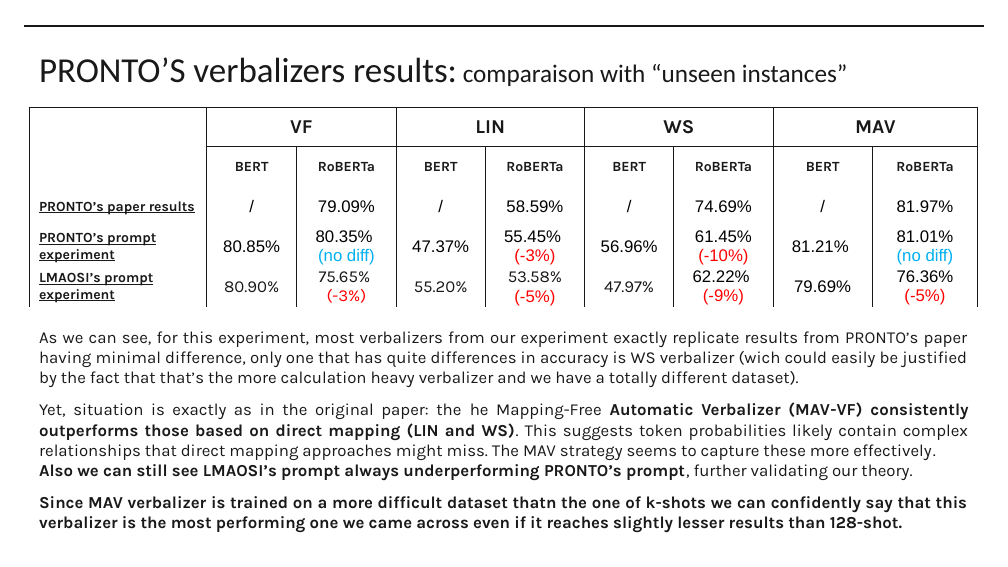
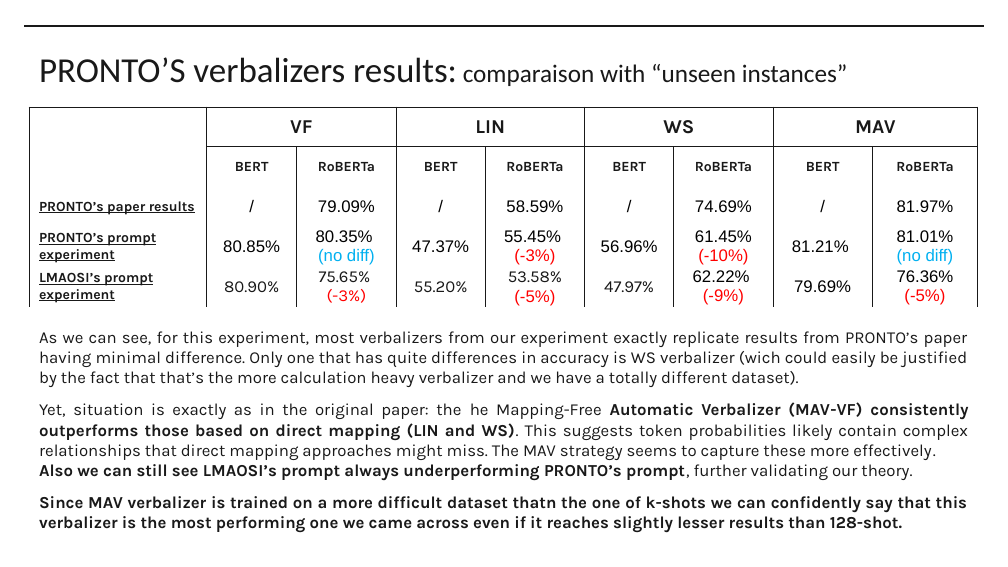
Before and after one commit to VR3ED/data-semantics-project, a slide deck: slide 15 of presentazione progetto.pptx. Drawn at 1008x567 pixels with LibreOffice and Linux fonts; fonts in the diff are those of the drawing; background and template pictures are left out. Boxes give left, top, right and bottom in pixels: in the first picture for what was removed or moved away, otherwise in the second. Text is boxed around its words. In the diff, an @@ line names an element or a change of style, - is before the commit and + after.

```diff
--- a/presentazione progetto.pptx
+++ b/presentazione progetto.pptx
@@ text at (x1=39, y1=331, x2=968, y2=387): text changed @@
-As we can see, for this experiment, most verbalizers from our experiment exactly replicate results from PRONTO’s paper having minimal difference, only one that has quite differences in accuracy is WS verbalizer (wich could easily be justified by the fact that that’s the more calculation heavy verbalizer and we have a totally different dataset).
+As we can see, for this experiment, most verbalizers from our experiment exactly replicate results from PRONTO’s paper having minimal difference. Only one that has quite differences in accuracy is WS verbalizer (wich could easily be justified by the fact that that’s the more calculation heavy verbalizer and we have a totally different dataset).
```
Also in this commit, not shown: 10 other slides changed, 1 other file.
